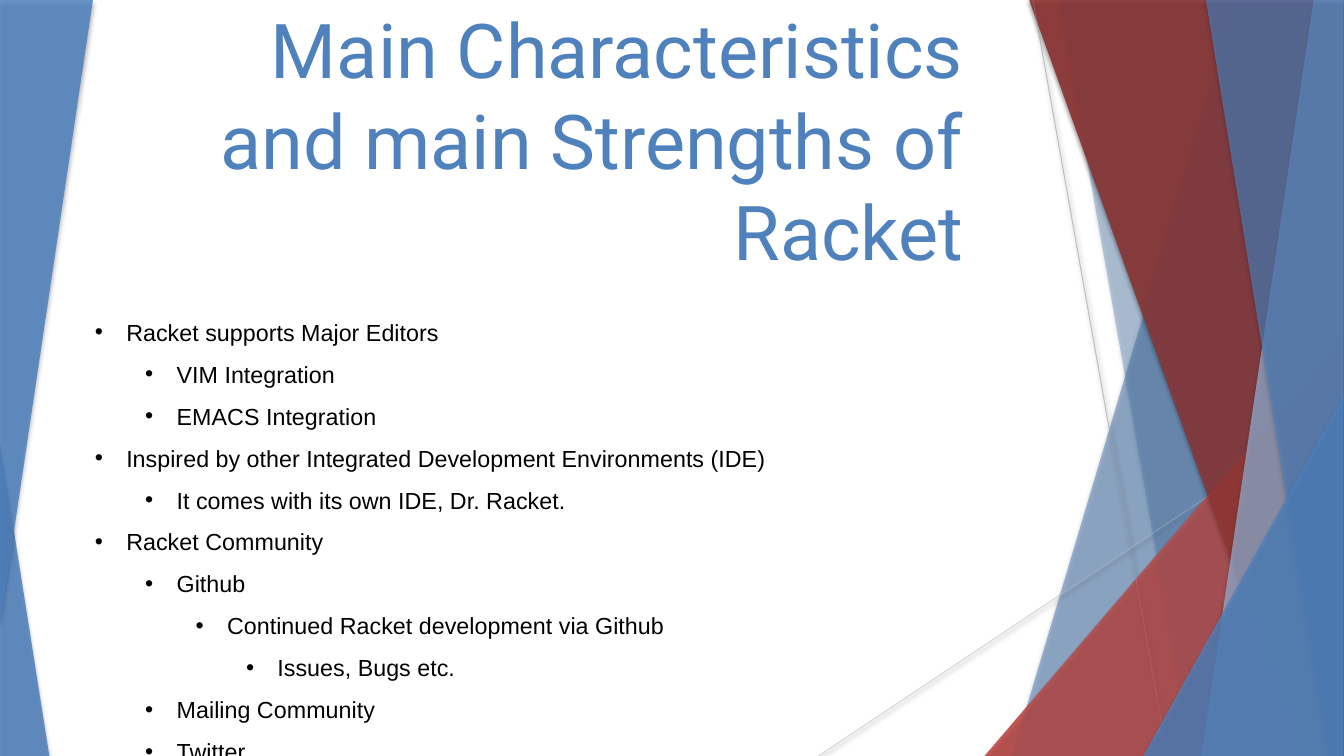
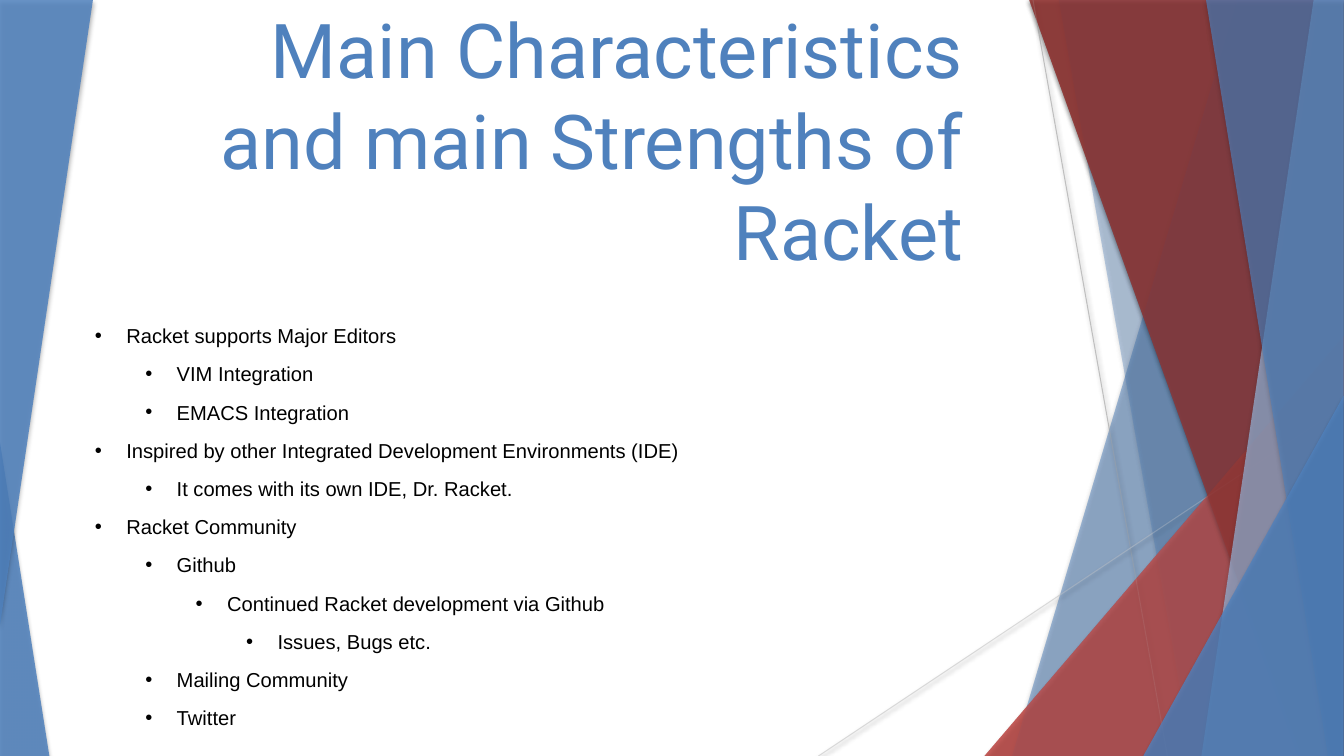
Before and after one commit to stevester94/CSC201_Project, a slide deck: slide 8 of CSC201Sec3Proj3Team4.pptx. Drawn at 1344x756 pixels with LibreOffice and Linux fonts; fonts in the diff are those of the drawing. Boxes give left, top, right and bottom in pixels: in the first picture for what was removed or moved away, otherwise in the second. Text is boxed around its words. In the diff, an @@ line names an element or a change of style, - is before the commit and + after.

```diff
--- a/CSC201Sec3Proj3Team4.pptx
+++ b/CSC201Sec3Proj3Team4.pptx
@@ text "Racket supports Major Editors" at <box>126,328,678,726</box>: size 16.6 to 14.4 pt; line spacing 0.8 to 1 @@
```
Also in this commit, not shown: 8 other slides changed, 2 slides removed.
